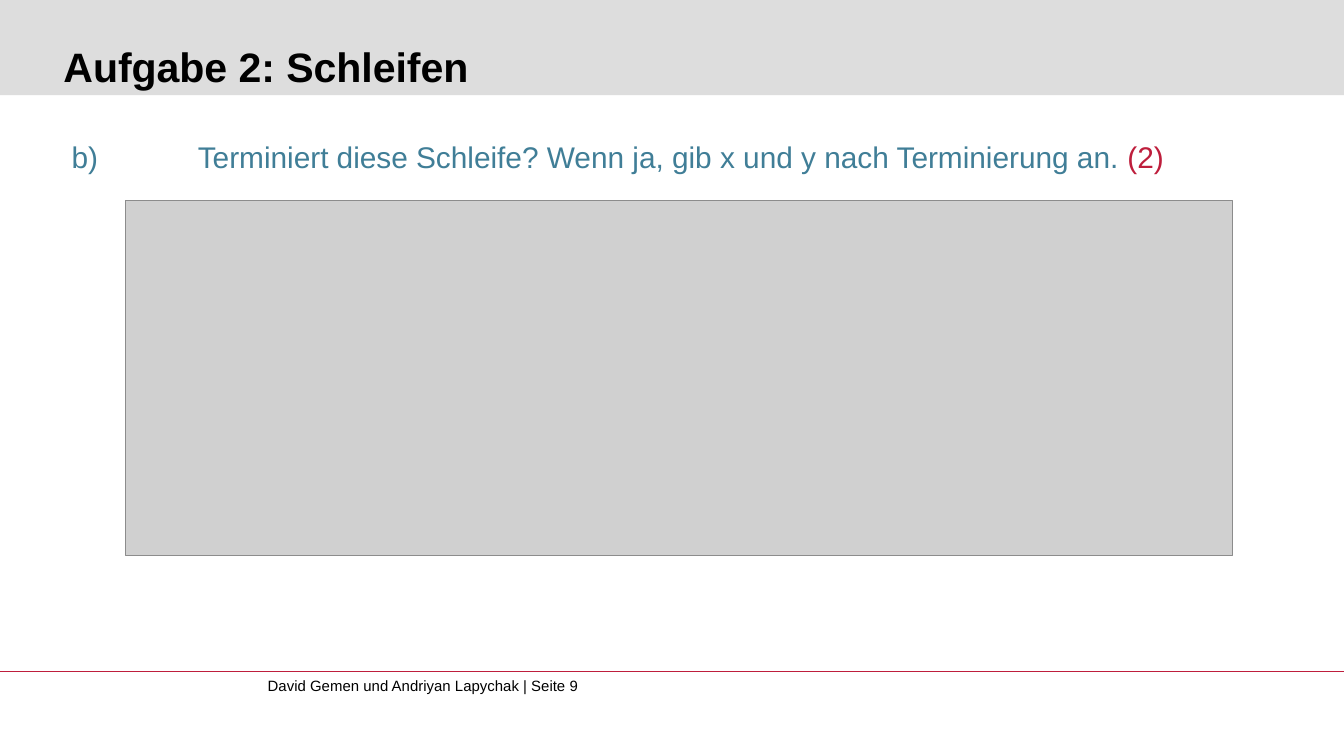
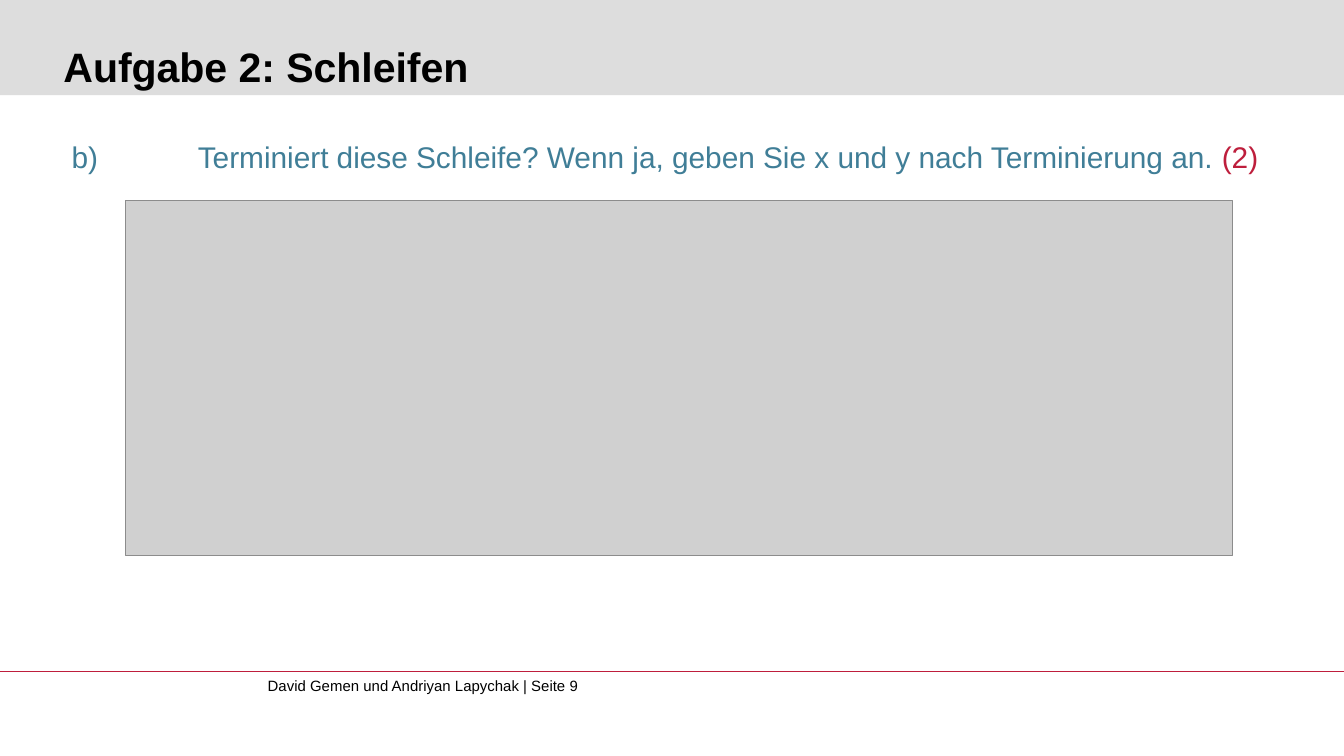
Before and after one commit to gemdav/Programmieren-1-Tutorium, a slide deck: slide 9 of slides/12_exam_preparation_1.pptx. Drawn at 1344x756 pixels with LibreOffice and Linux fonts; fonts in the diff are those of the drawing; grey boxes stand for pictures; background and template pictures are left out. Boxes give left, top, right and bottom in pixels: in the first picture for what was removed or moved away, otherwise in the second. Text is boxed around its words. In the diff, an @@ line names an element or a change of style, - is before the commit and + after.

```diff
--- a/slides/12_exam_preparation_1.pptx
+++ b/slides/12_exam_preparation_1.pptx
@@ text at box(72, 146, 1258, 174): text changed @@
-b) Terminiert diese Schleife? Wenn ja, gib x und y nach Terminierung an. (2)
+b) Terminiert diese Schleife? Wenn ja, geben Sie x und y nach Terminierung an. (2)
```
Also in this commit, not shown: 4 other slides changed, 1 other file.
